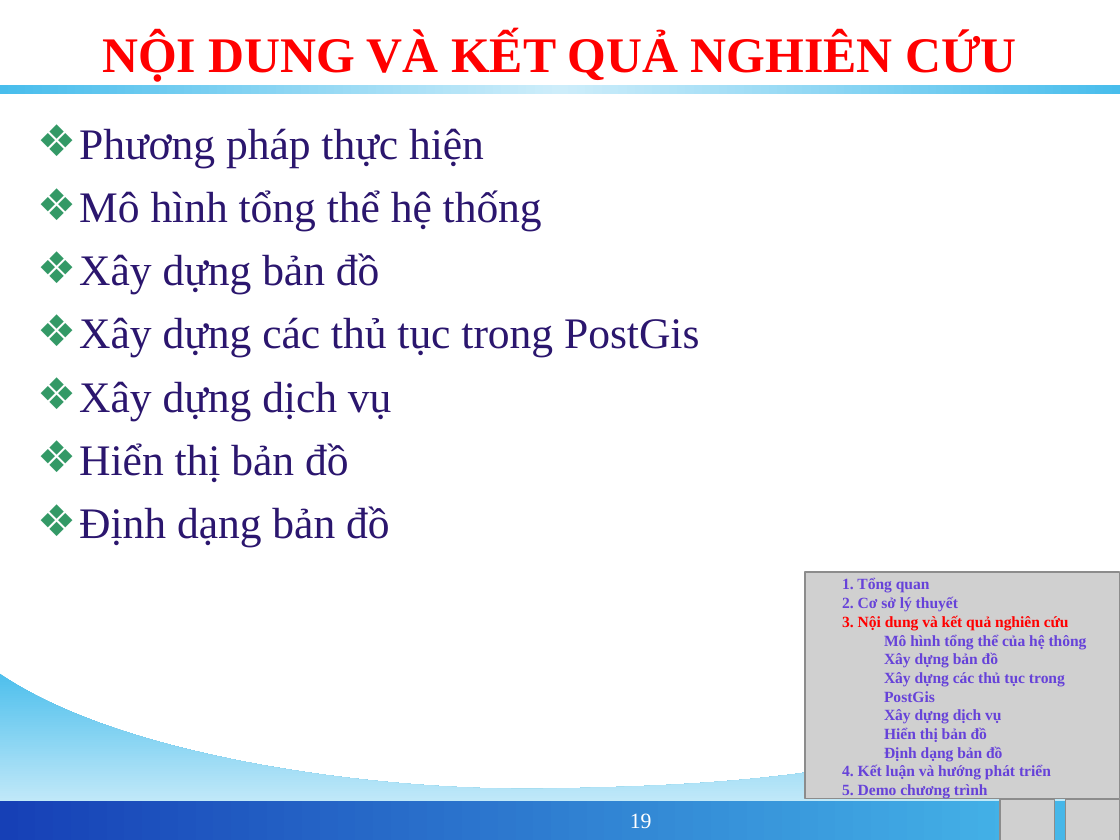
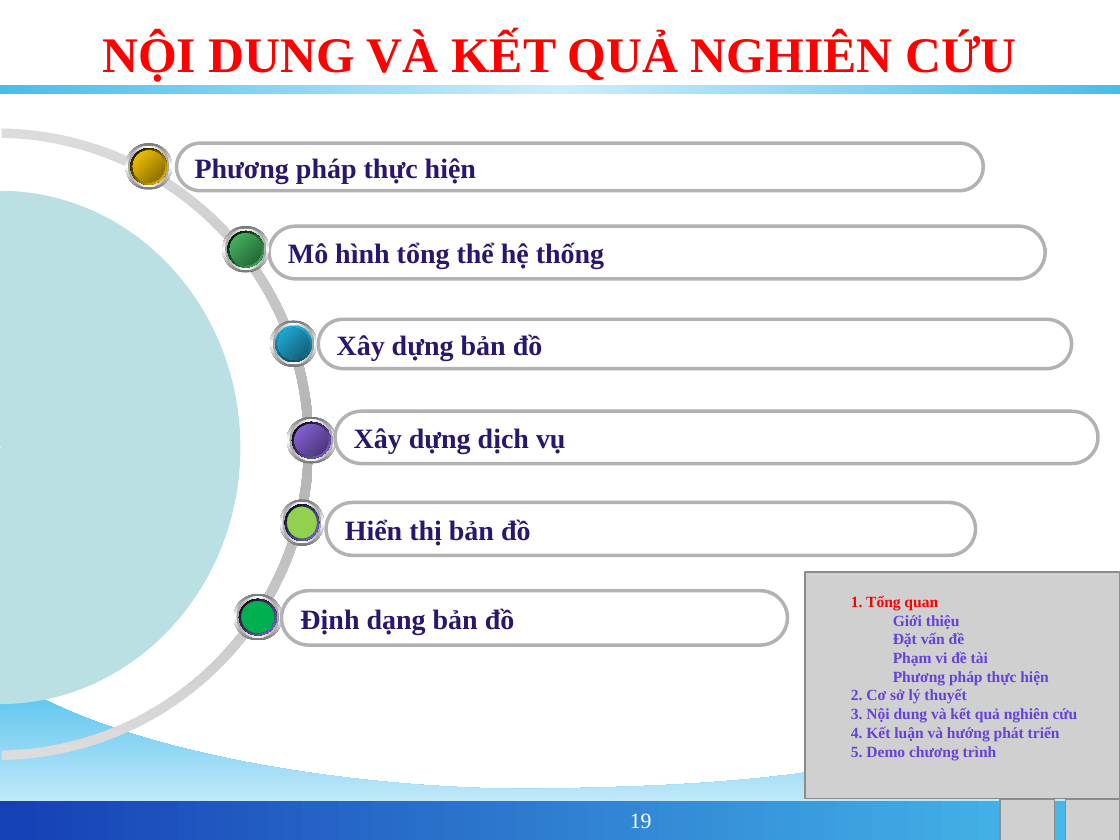
Before and after one commit to phamngsinh/cantho-webgis, a slide deck: slide 19 of Document/Bao Cao/BaoCaoLuanVan.ppt. Drawn at 1120x840 pixels with LibreOffice and Linux fonts; fonts in the diff are those of the drawing; grey boxes stand for pictures; background and template pictures are left out. Boxes give left, top, right and bottom in pixels: in the first picture for what was removed or moved away, otherwise in the second. Text is boxed around its words. In the diff, an @@ line names an element or a change of style, - is before the commit and + after.

```diff
--- a/Document/Bao Cao/BaoCaoLuanVan.ppt
+++ b/Document/Bao Cao/BaoCaoLuanVan.ppt
@@ text added at bbox=[47, 103, 775, 134], 12 pt, text #FFFFFF @@
+vinagis@gmail.com
@@ freeform shape added at bbox=[0, 128, 313, 760], fill gradient #DCDCDC to #B2B2B2 @@
@@ text removed at bbox=[79, 128, 699, 547] @@
-❖ Phương pháp thực hiện
-❖ Mô hình tổng thể hệ thống
-❖ Xây dựng bản đồ
-❖ Xây dựng các thủ tục trong PostGis
-❖ Xây dựng dịch vụ
-❖ Hiển thị bản đồ
-❖ Định dạng bản đồ
@@ rounded rectangle added at bbox=[177, 143, 983, 192], outline #B2B2B2 2.24 pt, 18 pt, text #2B166E, bold @@
+Phương pháp thực hiện
@@ group added at bbox=[125, 143, 172, 190]: 6 ellipses @@
@@ freeform shape added at bbox=[0, 192, 241, 704], fill #BBE0E3 @@
@@ group added at bbox=[223, 226, 270, 273]: 6 ellipses @@
@@ rounded rectangle added at bbox=[269, 226, 1045, 279], outline #B2B2B2 2.24 pt, 18 pt, text #2B166E, bold @@
+Mô hình tổng thể hệ thống
@@ group added at bbox=[270, 320, 317, 367]: 6 ellipses @@
@@ rounded rectangle added at bbox=[318, 319, 1072, 368], outline #B2B2B2 2.24 pt, 18 pt, text #2B166E, bold @@
+Xây dựng bản đồ
@@ rounded rectangle added at bbox=[335, 411, 1098, 464], outline #B2B2B2 2.24 pt, 18 pt, text #2B166E, bold @@
+Xây dựng dịch vụ
@@ group added at bbox=[287, 417, 336, 464]: 6 ellipses @@
@@ group added at bbox=[280, 500, 324, 547]: 6 ellipses @@
@@ rounded rectangle added at bbox=[326, 503, 976, 556], outline #B2B2B2 2.24 pt, 18 pt, text #2B166E, bold @@
+Hiển thị bản đồ
@@ rounded rectangle added at bbox=[281, 590, 787, 645], outline #B2B2B2 2.24 pt, 18 pt, text #2B166E, bold @@
+Định dạng bản đồ
@@ text "1. Tổng quan": place and size @@
-text "1. Tổng quan" at bbox=[842, 578, 1087, 799]
+text "1. Tổng quan" at bbox=[851, 595, 1078, 760]
@@ text at bbox=[851, 595, 1078, 723]: text colour #6642D9 to #FF0000 in "1. Tổng quan"; text colour #FF0000 to #6642D9 in "3. Nội dung và kết quả nghiên ..." @@
@@ group added at bbox=[234, 594, 282, 641]: 6 ellipses @@
@@ text at bbox=[893, 615, 1048, 685]: paragraphs added @@
+Giới thiệu
+Đặt vấn đề
+Phạm vi đề tài
+Phương pháp thực hiện
@@ text at bbox=[884, 635, 1087, 761]: paragraphs removed @@
-Mô hình tổng thể của hệ thông
-Xây dựng bản đồ
-Xây dựng các thủ tục trong PostGis
-Xây dựng dịch vụ
-Hiển thị bản đồ
-Định dạng bản đồ
```
Also in this commit, not shown: 4 other slides changed, 1 slide removed.
